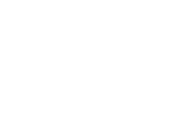
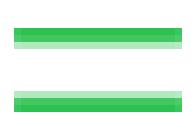
Layer changes from the first 196x140 image to the second:
pixels changed over [left=14, top=28, right=182, bottom=112] (layer not identified)
